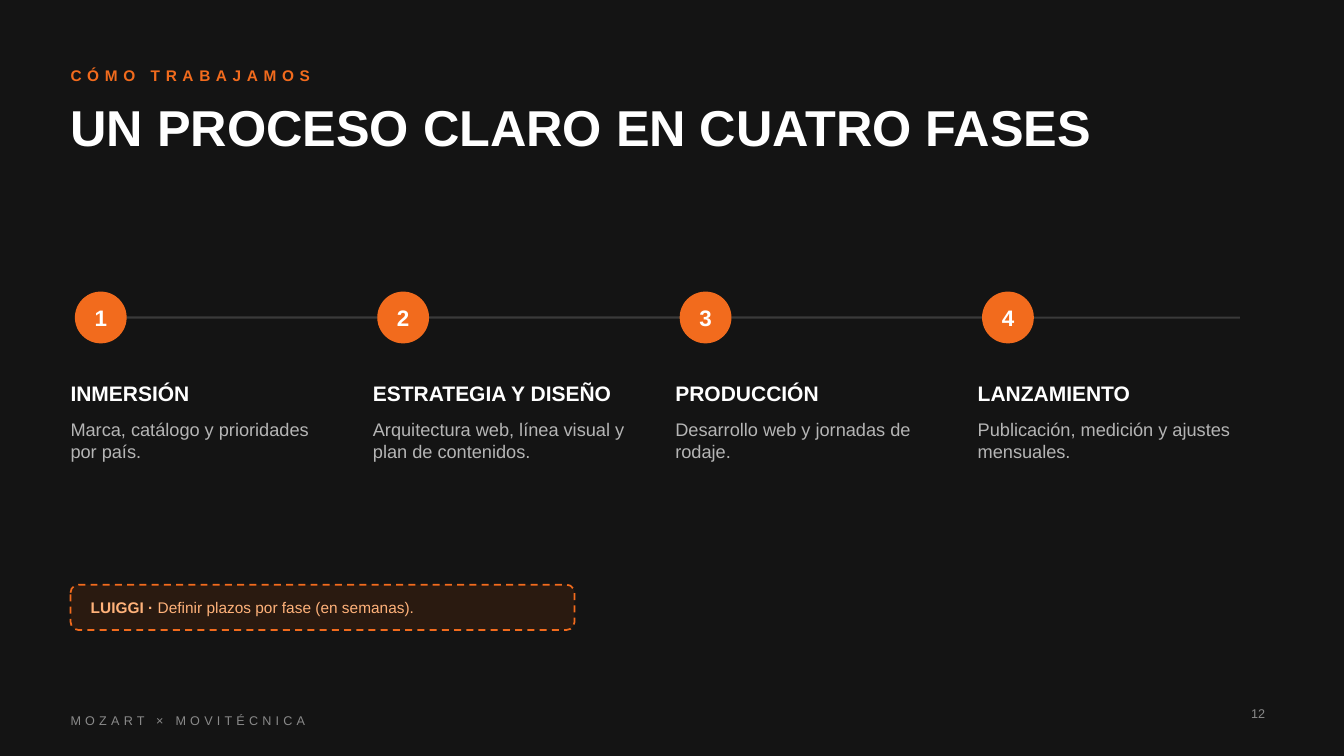
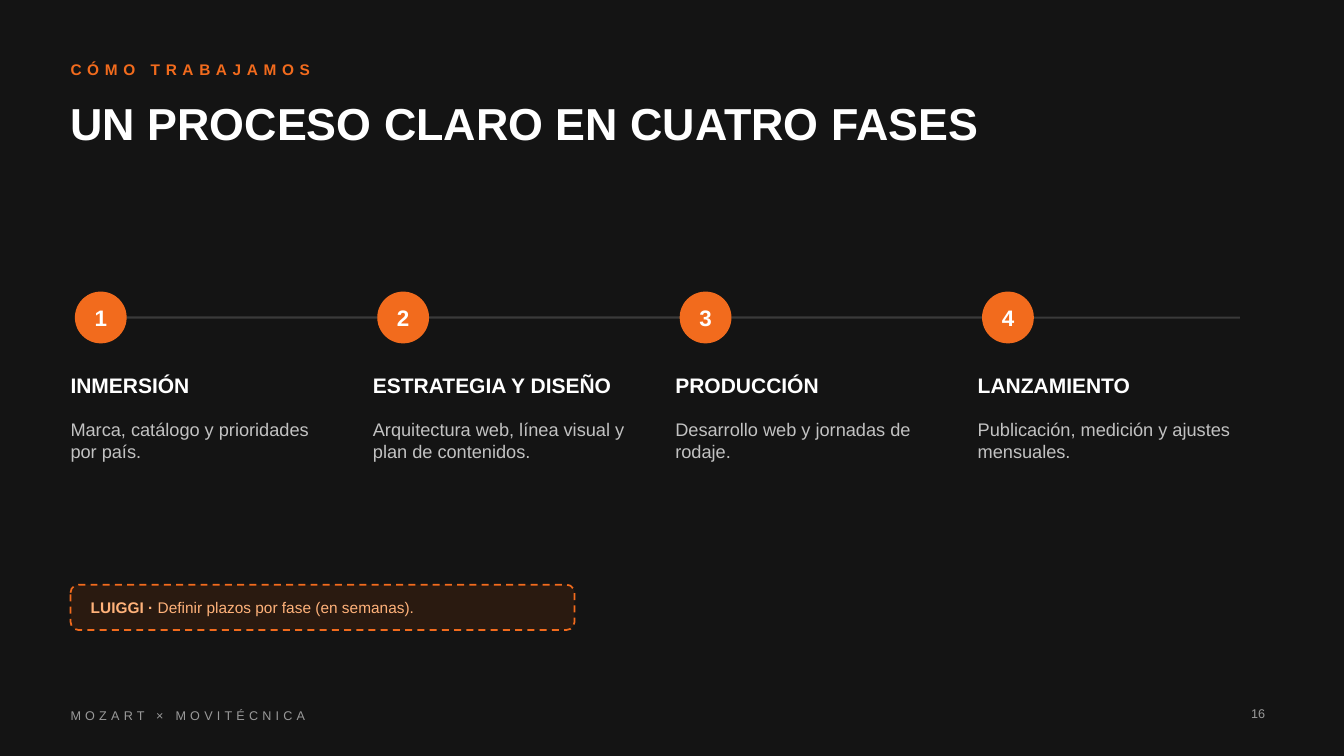
Before and after one commit to luiggithc-lgtm/mozart-agency, a slide deck: slide 16 of entregables/Propuesta-Mozart-Movitecnica.pptx (slide 12 before the commit). Drawn at 1344x756 pixels with LibreOffice and Linux fonts; fonts in the diff are those of the drawing. Boxes give left, top, right and bottom in pixels: in the first picture for what was removed or moved away, otherwise in the second. Text is boxed around its words. In the diff, an @@ line names an element or a change of style, - is before the commit and + after.

```diff
--- a/entregables/Propuesta-Mozart-Movitecnica.pptx
+++ b/entregables/Propuesta-Mozart-Movitecnica.pptx
@@ vertical alignment middle to top in 5 elements at (71, 377, 190, 394), (373, 377, 611, 394), (675, 377, 818, 394), (978, 378, 1130, 394), (71, 63, 310, 75) @@
@@ text "UN PROCESO CLARO EN CUATRO ..." at (71, 108, 978, 141): size 36 to 32 pt @@
@@ text "MOZART × MOVITÉCNICA" at (71, 710, 306, 720): text colour #8A8A8A to #9A9A9A @@
@@ page number at (1251, 709, 1265, 718): text changed; text colour #8A8A8A to #9A9A9A @@
-12
+16
```
Also in this commit, not shown: 8 other slides changed, 9 slides added, 5 slides removed, 4 other files.
